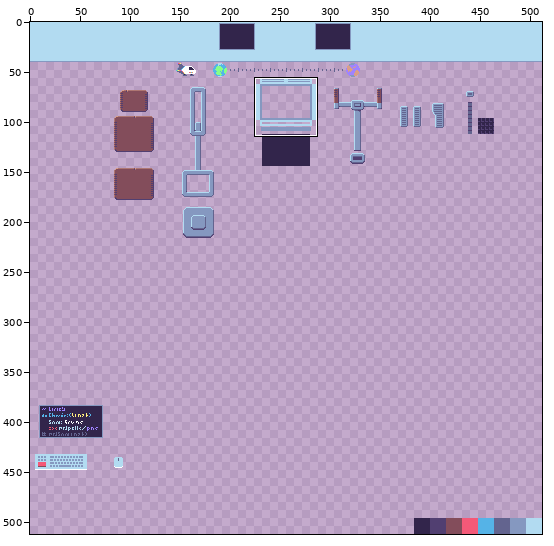
Two states of a pixel-art file, level/spaceship/materials/cockpit.aseprite. Above, an overview of the earlier version with the close-up marked.
Close-up. Before:
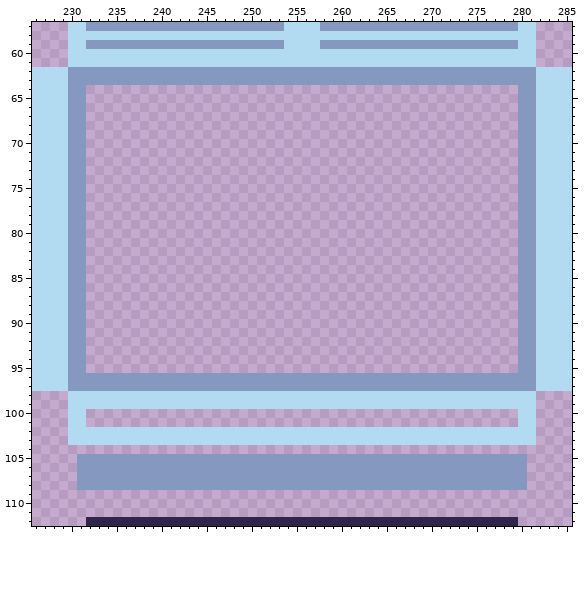
512x512 pixels, 1 frame. Shown: x 226..285, y 57..112.
And afterwards:
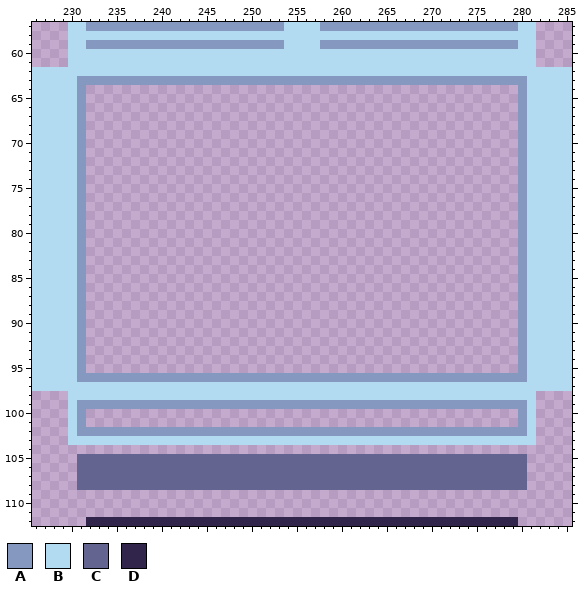
Palette (. is transparent): A #8598c0  B #b2dbf1  C #63648f  D #32254b
Diff:
Layer "albedo":
y 62: x 230..281 AAAAAAAAAAAAAAAAAAAAAAAAAAAAAAAAAAAAAAAAAAAAAAAAAAAA -> BBBBBBBBBBBBBBBBBBBBBBBBBBBBBBBBBBBBBBBBBBBBBBBBBBBB
y 63..96: x 230 A -> B; x 281 A -> B
y 97: x 230..281 AAAAAAAAAAAAAAAAAAAAAAAAAAAAAAAAAAAAAAAAAAAAAAAAAAAA -> BBBBBBBBBBBBBBBBBBBBBBBBBBBBBBBBBBBBBBBBBBBBBBBBBBBB
y 99: x 231..280 BBBBBBBBBBBBBBBBBBBBBBBBBBBBBBBBBBBBBBBBBBBBBBBBBB -> AAAAAAAAAAAAAAAAAAAAAAAAAAAAAAAAAAAAAAAAAAAAAAAAAA
y 100..101: x 231 B -> A; x 280 B -> A
y 102: x 231..280 BBBBBBBBBBBBBBBBBBBBBBBBBBBBBBBBBBBBBBBBBBBBBBBBBB -> AAAAAAAAAAAAAAAAAAAAAAAAAAAAAAAAAAAAAAAAAAAAAAAAAA
y 105..108: x 231..280 AAAAAAAAAAAAAAAAAAAAAAAAAAAAAAAAAAAAAAAAAAAAAAAAAA -> CCCCCCCCCCCCCCCCCCCCCCCCCCCCCCCCCCCCCCCCCCCCCCCCCC
